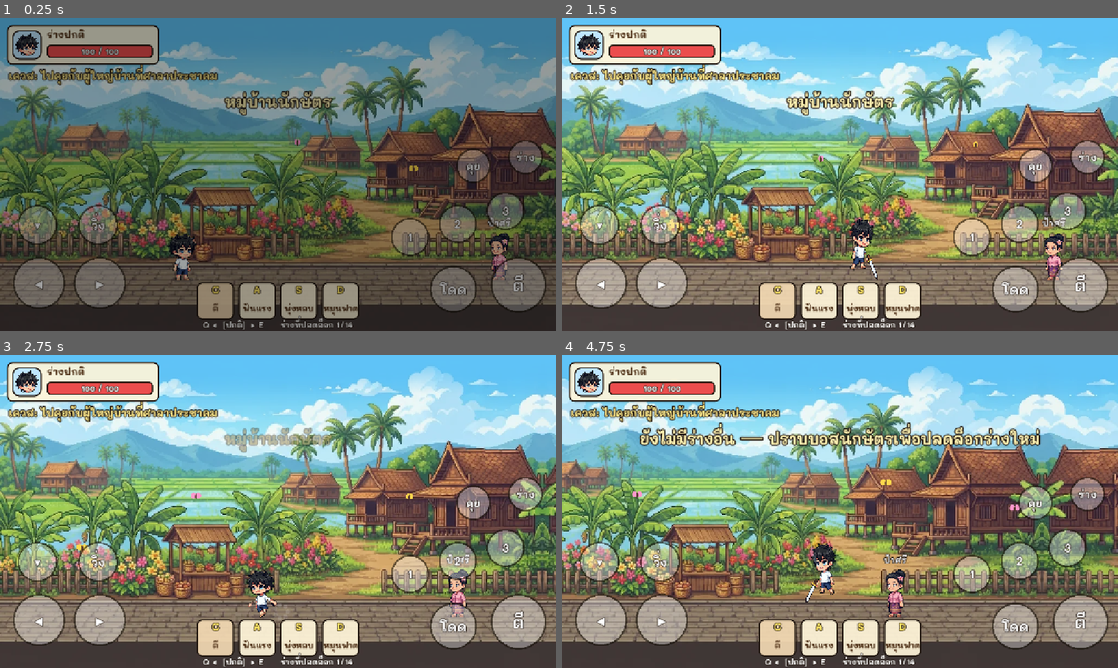
Above: before the commit, frames 1-4 (two rows, left to right).
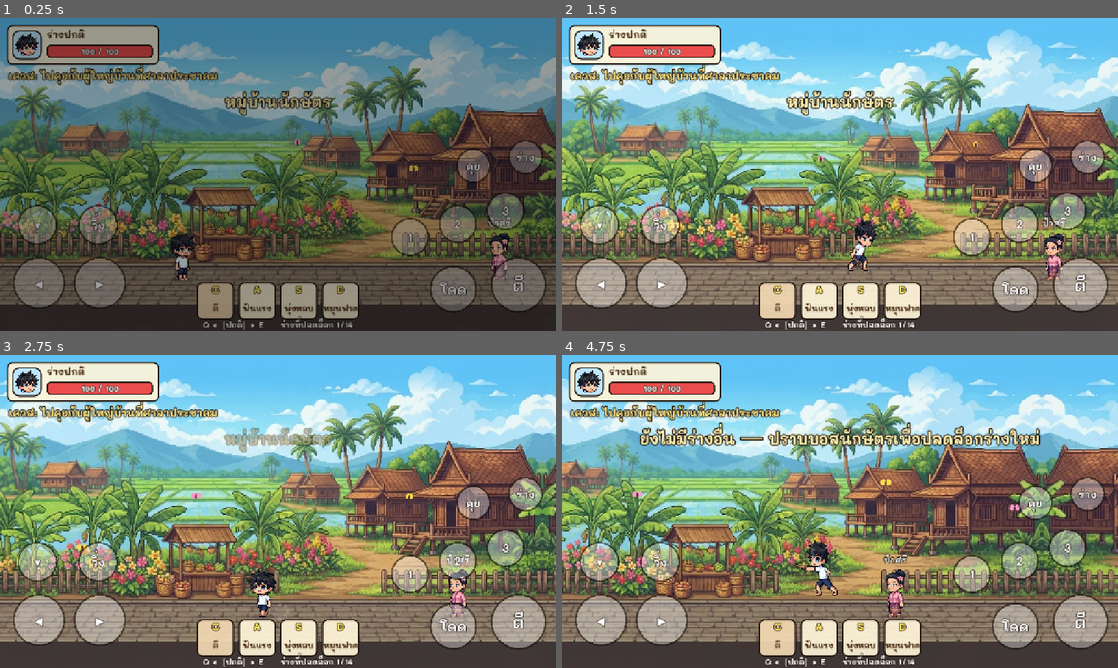
Above: after the commit, the same moments.

Repository: mozila023/naksat-saga
Game: Godot game, scene res://main.tscn
Two runs of this game, one before a commit and one after it. Both use one fixed random seed, a clock stepped at 60 frames per second and the inputs below.
Inputs (mouse positions are in pixels of both pictures, inside the frame that each line leads up to):
- Up to frame 1 (0.25 s): no input
- Up to frame 2 (1.5 s): tap Enter at 0.5 s; move the mouse to (962, 158) at 0.52 s; hold C (attack) 0.53-1.28 s; hold Right (move_right) from 0.53 s (still down); click (962, 158) at 0.67 s; tap Space (jump) at 0.77, 1.07 s; tap Shift (run) at 0.8, 1.35 s; move the mouse to (728, 190) at 1.27 s
- Up to frame 3 (2.75 s): tap Space (jump) at 1.52, 1.55, 1.82, 2.1 s; move the mouse to (333, 442) at 2.02 s; release Right (move_right) at 2.03 s; hold Left (move_left) from 2.03 s (still down); hold C (attack) from 2.03 s (still down)
- Up to frame 4 (4.75 s): move the mouse to (812, 574) at 2.77 s; release Left (move_left) at 2.78 s; release C (attack) at 2.78 s; hold Right (move_right) 2.78-4.28 s; tap C (attack) at 2.85, 4.55 s; click (812, 574) at 2.92 s; tap Space (jump) at 3.02, 3.32, 3.77, 3.8, 4.07, 4.52 s; tap Shift (run) at 3.05 s; move the mouse to (1006, 558) at 3.52 s; tap E (form_next) at 3.6 s; move the mouse to (673, 464) at 4.27 s; hold Left (move_left) from 4.28 s (still down); tap Q (form_prev) at 4.35 s

The runs differ from the first frame. In frame 1, 0.3% of the frame differs, in the area x 30-36%, y 68-84%; in frame 2, 0.5%; in frame 3, 0.3%; in frame 4, 0.6%, in the area x 41-50%, y 59-80%.

Commit message:
Frame-by-frame hero animation from generated sprite sheets
Both hero forms now use drawn frames for idle, walk, attack, jump,
fall and landing instead of the cut-out puppet rig.

Co-Authored-By: Claude Fable 5.2 <noreply@anthropic.com>
Claude-Session: https://claude.ai/code/session_01J9NCfWgs9eBq1qjdwjHxHL

Diff:
--- a/entities/common/chibi_visual.gd
+++ b/entities/common/chibi_visual.gd
@@ -1,5 +1,9 @@
 class_name ChibiVisual extends Node2D
-## ภาพตัวละคร: ถ้า outfit มี "sprite" (ที่อยู่ไฟล์ภาพ) จะใช้ภาพจริง แล้วขยับด้วยโค้ด (โยกตัว เด้ง พุ่งตอนตี)
+## ภาพตัวละคร มี 3 แบบ เลือกตามข้อมูลใน outfit (เรียงตามลำดับที่ใช้ก่อน):
+##   1) "frames" = ภาพวาดทีละท่า (ยืน เดิน 4 ภาพ ตี 3 ภาพ กระโดด ตก ลงพื้น) — เป็นธรรมชาติที่สุด
+##   2) "rig"    = ตัดภาพนิ่งเป็นชิ้นแล้วหมุนแขนขา (สำรอง)
+##   3) "sprite" = ภาพนิ่งภาพเดียว โยกตัวเบา ๆ (ใช้กับชาวบ้าน)
+## รายละเอียดเดิม: ถ้า outfit มี "sprite" (ที่อยู่ไฟล์ภาพ) จะใช้ภาพจริง แล้วขยับด้วยโค้ด (โยกตัว เด้ง พุ่งตอนตี)
 ## ถ้าไม่มี จะวาดตัวชิบิด้วยโค้ดแทน (ภาพสำรอง)
 ## ทุกร่างใช้ขนาดเท่ากัน เปลี่ยนแค่ชุด (outfit)
 
@@ -12,6 +16,15 @@
 var hurt := 0.0    # เวลาที่เหลือของท่าโดนตี
 var cast := 0.0    # เวลาที่เหลือของท่าชูแขนร่ายสกิล
 var _rig: ChibiRig
+var _frames := {}        # ชื่อท่า -> [ภาพ]
+var _fsprite: Sprite2D
+var _frames_key := ""
+var _walk_t := 0.0
+var _land_t := 0.0
+var _was_air := false
+var _flash := 0.0
+var _flash_time := 0.2
+var _flash_color := Color.WHITE
 var _t := 0.0
 var _blink_offset := randf() * 3.0
 var _sprite: Sprite2D
@@ -22,6 +35,10 @@
 	_t += delta
 	hurt = maxf(hurt - delta, 0.0)
 	cast = maxf(cast - delta, 0.0)
+	_update_frames(delta)
+	if _fsprite:
+		queue_redraw()
+		return
 	_update_sprite()
 	if _rig:
 		_rig.moving = moving
@@ -37,8 +54,97 @@
 
 ## กะพริบสีทั้งตัว (ขาว = เปลี่ยนร่าง, แดง = โดนตี)
 func flash(color: Color, time := 0.2) -> void:
+	_flash_color = color
+	_flash_time = time
+	_flash = time
 	if _rig:
 		_rig.flash(color, time)
+
+
+## ภาพของท่าปัจจุบัน (ใช้ทำเงาตามตัวตอนพุ่ง)
+func current_texture() -> Texture2D:
+	return _fsprite.texture if _fsprite else null
+
+
+func _load_frames(prefix: String) -> void:
+	_frames.clear()
+	for anim in [["idle", 1], ["walk", 4], ["attack", 3], ["jump", 1], ["fall", 1], ["land", 1]]:
+		var list: Array = []
+		for i in int(anim[1]):
+			var path := "%s%s_%d.png" % [prefix, anim[0], i]
+			if ResourceLoader.exists(path):
+				list.append(load(path))
+		if list.is_empty():
+			_frames.clear()
+			return
+		_frames[anim[0]] = list
+
+
+func _update_frames(delta: float) -> void:
+	var prefix: String = outfit.get("frames", "")
+	if prefix != _frames_key:
+		_frames_key = prefix
+		if prefix != "":
+			_load_frames(prefix)
+		else:
+			_frames.clear()
+		if _frames.is_empty():
+			if _fsprite:
+				_fsprite.queue_free()
+				_fsprite = null
+		else:
+			for old in [_sprite, _rig]:
+				if old:
+					old.queue_free()
+			_sprite = null
+			_rig = null
+			_sprite_path = ""
+			if _fsprite == null:
+				_fsprite = Sprite2D.new()
+				_fsprite.centered = false
+				_fsprite.scale = Vector2(0.5, 0.5)  # ไฟล์ภาพละเอียด 2 เท่าของขนาดที่แสดง
+				add_child(_fsprite)
+	if _fsprite == null:
+		return
+
+	# เลือกท่าตามสถานะ
+	if _was_air and not in_air:
+		_land_t = 0.1
+	_was_air = in_air
+	_land_t = maxf(_land_t - delta, 0.0)
+	var tex: Texture2D = _frames["idle"][0]
+	var rot := 0.0
+	var pos := Vector2(0, 3)
+	var sy := 1.0
+	if hurt > 0.0:
+		tex = _frames["fall"][0]
+		rot = -0.22
+	elif swing >= 0.0:
+		tex = _frames["attack"][0 if swing < 0.22 else (1 if swing < 0.62 else 2)]
+	elif cast > 0.0:
+		tex = _frames["attack"][0]
+	elif in_air:
+		tex = _frames["jump"][0] if vy < 0.0 else _frames["fall"][0]
+	elif _land_t > 0.0:
+		tex = _frames["land"][0]
+	elif moving:
+		_walk_t += delta * (13.0 if running else 8.5)
+		tex = _frames["walk"][int(_walk_t) % 4]
+		pos.y -= absf(sin(_walk_t * PI)) * 2.0
+		rot = 0.07 if running else 0.0
+	else:
+		_walk_t = 0.0
+		sy = 1.0 + sin(_t * 3.0) * 0.015
+	_fsprite.texture = tex
+	_fsprite.offset = Vector2(-tex.get_width() * 0.5, -tex.get_height())
+	_fsprite.position = pos
+	_fsprite.rotation = rot
+	_fsprite.scale = Vector2(0.5, 0.5 * sy)
+	if _flash > 0.0:
+		_flash -= delta
+		_fsprite.modulate = Color.WHITE.lerp(_flash_color, clampf(_flash / _flash_time, 0.0, 1.0))
+	else:
+		_fsprite.modulate = Color.WHITE
 
 
 func _update_sprite() -> void:
@@ -88,7 +194,7 @@
 
 
 func _draw() -> void:
-	if _sprite or _rig:
+	if _sprite or _rig or _fsprite:
 		if not in_air:
 			Art.shadow(self, Vector2(0, 2), 26.0)
 		return
--- a/entities/player/player.gd
+++ b/entities/player/player.gd
@@ -8,7 +8,7 @@
 const GRAVITY := 1800.0
 const BASE_ATK := 10.0
 const ATTACK_COOLDOWN := 0.36
-const SWING_TIME := 0.22
+const SWING_TIME := 0.3
 
 var facing := 1
 var dead := false
@@ -172,7 +172,8 @@
 		if _ghost_t <= 0.0:
 			_ghost_t = 0.035
 			var tint: Color = form["outfit"]["shirt"].lerp(Color(0.6, 0.9, 1.0), 0.5)
-			Fx.ghost(get_parent(), global_position, _texture(), tint, facing)
+			var shot := visual.current_texture()
+			Fx.ghost(get_parent(), global_position, shot if shot else _texture(), tint, facing)
 	elif _was_dashing and _dash_dmg > 0.0:
 		Fx.spawn(get_parent(), global_position + Vector2(0, -10), "ring", Vector2(90, 90), Color(1.0, 0.7, 0.3), facing, 0.3)
 		Fx.spawn(get_parent(), global_position + Vector2(0, -4), "puff", Vector2(34, 8), Color(1, 1, 1, 0.6), facing, 0.35)
--- a/utilities/forms.gd
+++ b/utilities/forms.gd
@@ -23,6 +23,7 @@
 			"hair": Color(0.12, 0.1, 0.12),
 			"ears": "",
 			"sprite": "res://assets/art/hero_normal.png",
+			"frames": "res://assets/art/frames/hero_normal_",
 			"rig": {"head_y": 0.535, "hip_y": 0.81, "arm_l": 0.335, "arm_r": 0.715, "leg_split": 0.52},
 			"weapon_kind": "sword",
 			"stripes": false,
@@ -48,6 +49,7 @@
 			"hair": Color(0.12, 0.1, 0.12),
 			"ears": "tiger",
 			"sprite": "res://assets/art/hero_tiger.png",
+			"frames": "res://assets/art/frames/hero_tiger_",
 			"rig": {"head_y": 0.56, "hip_y": 0.81, "arm_l": 0.31, "arm_r": 0.725, "leg_split": 0.5, "leg_x0": 0.31, "back_static": true},
 			"weapon_kind": "claw",
 			"stripes": true,
Binary file added: assets/art/frames/hero_normal_attack_0.png
Not shown, added: assets/art/frames/hero_normal_attack_0.png.import
Binary file added: assets/art/frames/hero_normal_attack_1.png
Not shown, added: assets/art/frames/hero_normal_attack_1.png.import
Binary file added: assets/art/frames/hero_normal_attack_2.png
Not shown, added: assets/art/frames/hero_normal_attack_2.png.import
Binary file added: assets/art/frames/hero_normal_fall_0.png
Not shown, added: assets/art/frames/hero_normal_fall_0.png.import
Binary file added: assets/art/frames/hero_normal_idle_0.png
Not shown, added: assets/art/frames/hero_normal_idle_0.png.import
Binary file added: assets/art/frames/hero_normal_jump_0.png
Not shown, added: assets/art/frames/hero_normal_jump_0.png.import
(and 34 more such lines)
